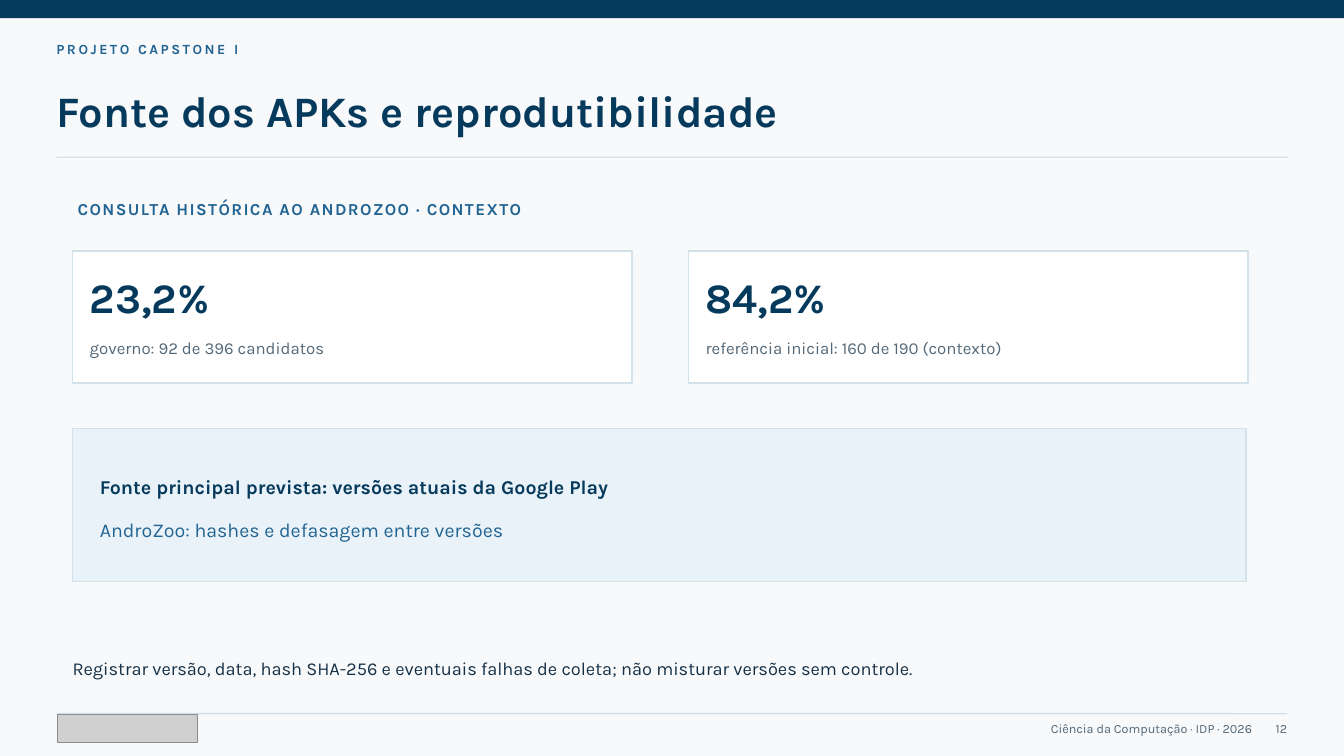
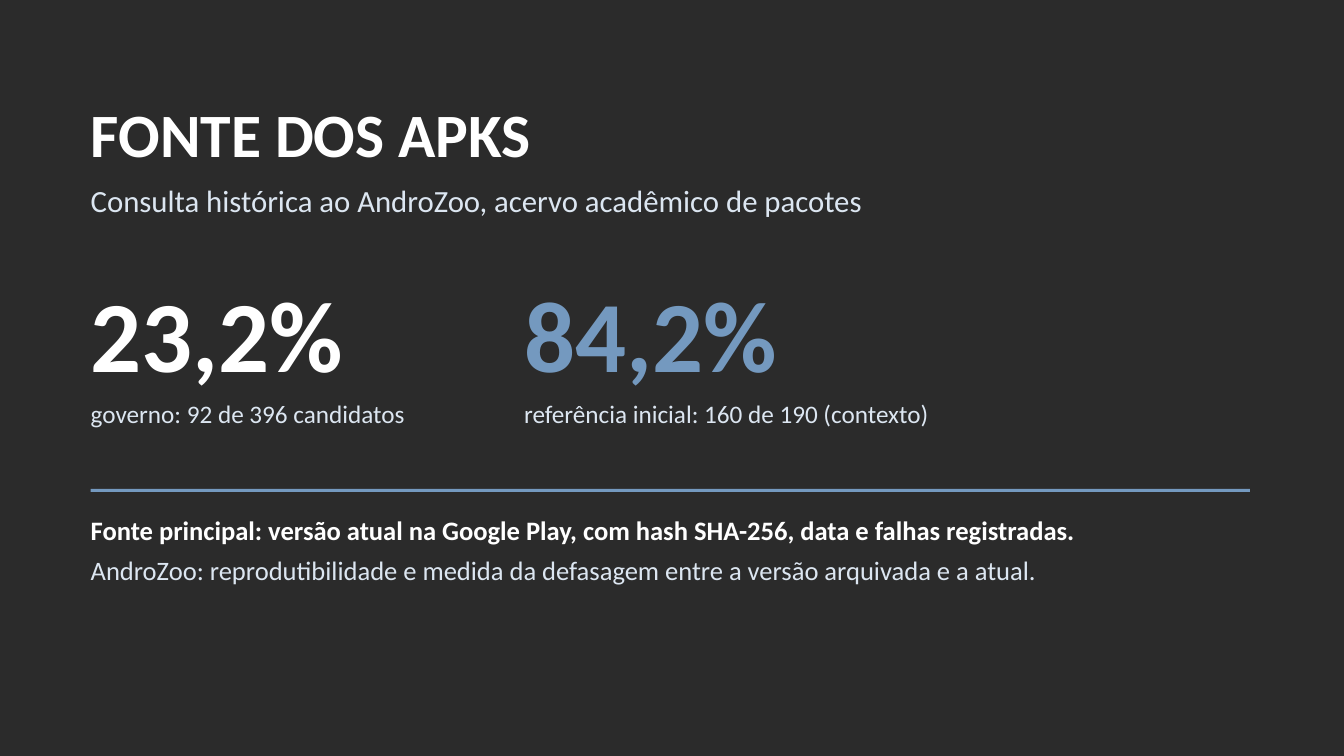
Before and after one commit to ClaudioAMF1/TCC, a slide deck: slide 12 of tcc/apresentacao/simulacao-defesa-rascunho.pptx. Drawn at 1344x756 pixels with LibreOffice and Linux fonts; fonts in the diff are those of the drawing; grey boxes stand for pictures; background and template pictures are left out; a plain dark background stands for a picture behind light text. Boxes give left, top, right and bottom in pixels: in the first picture for what was removed or moved away, otherwise in the second. Text is boxed around its words. In the diff, an @@ line names an element or a change of style, - is before the commit and + after.

```diff
--- a/tcc/apresentacao/simulacao-defesa-rascunho.pptx
+++ b/tcc/apresentacao/simulacao-defesa-rascunho.pptx
@@ background #F7F9FB to picture (left out) @@
@@ rectangle removed at bbox=[0, 0, 1344, 18] @@
@@ text removed at bbox=[56, 44, 238, 54] @@
-PROJETO CAPSTONE I
@@ text at bbox=[91, 116, 531, 158]: text changed; size 31 to 44 pt; font Karla to Calibri; text colour #063A5C to #FFFFFF @@
-Fonte dos APKs e reprodutibilidade
+FONTE DOS APKS
@@ text "FONTE DOS APKS" at bbox=[91, 116, 531, 158]: vertical alignment middle to top @@
@@ line removed from (56, 157) to (1289, 157) @@
@@ text "Consulta histórica ao AndroZoo, acervo ..." at bbox=[91, 190, 861, 217]: vertical alignment middle to top @@
@@ text at bbox=[91, 190, 861, 217]: text changed; size 12 to 22 pt; font Karla to Calibri; text colour #226493 to #DCE6F1; bold off @@
-CONSULTA HISTÓRICA AO ANDROZOO · CONTEXTO
+Consulta histórica ao AndroZoo, acervo acadêmico de pacotes
@@ rectangle removed at bbox=[73, 251, 632, 383] @@
@@ rectangle removed at bbox=[689, 251, 1248, 383] @@
@@ text "23,2%" at bbox=[91, 302, 343, 386]: size 30 to 72 pt, font Karla to Calibri, text colour #063A5C to #FFFFFF; vertical alignment middle to top @@
@@ text "84,2%": place and size @@
-text "84,2%" at bbox=[706, 285, 826, 319]
+text "84,2%" at bbox=[524, 302, 776, 386]
@@ text "84,2%" at bbox=[524, 302, 776, 386]: size 30 to 72 pt, font Karla to Calibri, text colour #063A5C to #7499BF; vertical alignment middle to top @@
@@ text "governo: 92 de 396 candidatos": place and size @@
-text "governo: 92 de 396 candidatos" at bbox=[90, 342, 324, 358]
+text "governo: 92 de 396 candidatos" at bbox=[91, 405, 404, 428]
@@ text "governo: 92 de 396 candidatos" at bbox=[91, 405, 404, 428]: size 12 to 18 pt, font Karla to Calibri, text colour #536878 to #DCE6F1; vertical alignment middle to top @@
@@ text "referência inicial: 160 de 190 ..." at bbox=[524, 405, 928, 427]: size 12 to 18 pt, font Karla to Calibri, text colour #536878 to #DCE6F1; vertical alignment middle to top @@
@@ text "referência inicial: 160 de 190 ...": place and size @@
-text "referência inicial: 160 de 190 ..." at bbox=[706, 342, 1002, 356]
+text "referência inicial: 160 de 190 ..." at bbox=[524, 405, 928, 427]
@@ rectangle: place and size @@
-rectangle at bbox=[73, 429, 1246, 582]
+rectangle at bbox=[91, 489, 1250, 492]
@@ rectangle at bbox=[91, 489, 1250, 492]: fill #E9F2F8 to #7499BF; outline #D3E1EA 1 pt to none @@
@@ text removed at bbox=[100, 480, 608, 499] @@
-Fonte principal prevista: versões atuais da Google Play
@@ text added at bbox=[91, 521, 1074, 585], 19 pt, text #FFFFFF, bold @@
+Fonte principal: versão atual na Google Play, com hash SHA-256, data e falhas registradas.
+AndroZoo: reprodutibilidade e medida da defasagem entre a versão arquivada e a atual.
@@ text removed at bbox=[100, 523, 503, 542] @@
-AndroZoo: hashes e defasagem entre versões
@@ text removed at bbox=[73, 662, 912, 680] @@
-Registrar versão, data, hash SHA-256 e eventuais falhas de coleta; não misturar versões sem controle.
@@ line removed from (56, 714) to (1288, 714) @@
@@ picture removed at bbox=[57, 715, 198, 743] @@
@@ text removed at bbox=[1051, 724, 1252, 736] @@
-Ciência da Computação · IDP · 2026
@@ text removed at bbox=[1276, 725, 1287, 733] @@
-12
```
Also in this commit, not shown: 10 other slides changed, 5 slides added, 4 slides removed, 3 other files.
